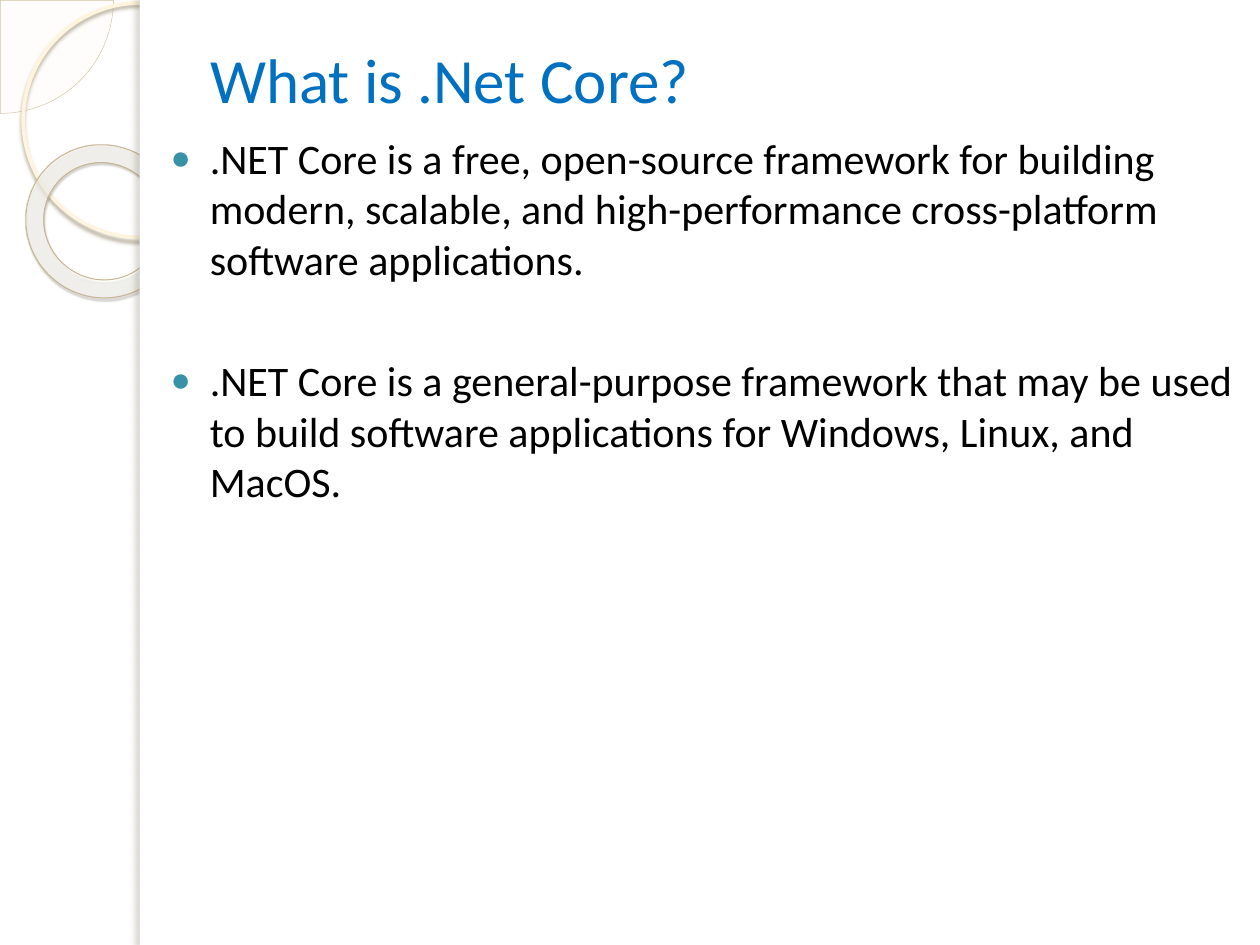
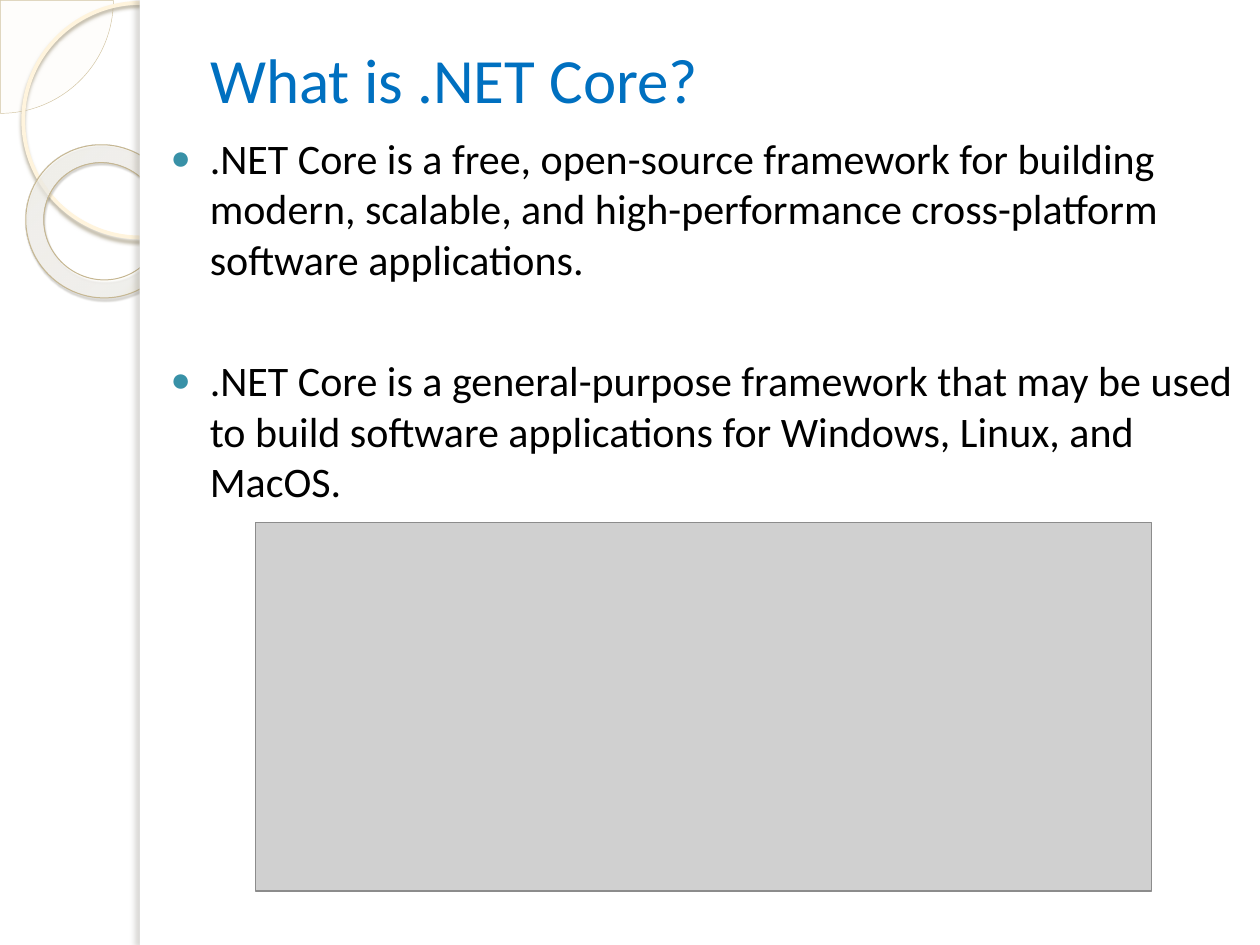
Before and after one commit to vgyureka/DotNetBig, a slide deck: slide 3 of CORE.pptx. Drawn at 1260x945 pixels with LibreOffice and Linux fonts; fonts in the diff are those of the drawing; grey boxes stand for pictures; background and template pictures are left out. Boxes give left, top, right and bottom in pixels: in the first picture for what was removed or moved away, otherwise in the second. Text is boxed around its words. In the diff, an @@ line names an element or a change of style, - is before the commit and + after.

Commit message:
Core ppt 1
Core ppt 1

```diff
--- a/CORE.pptx
+++ b/CORE.pptx
@@ title at (210,59,698,104): text changed @@
-What is .Net Core?
+What is .NET Core?
@@ picture added at (256,522,1152,891) @@
```
